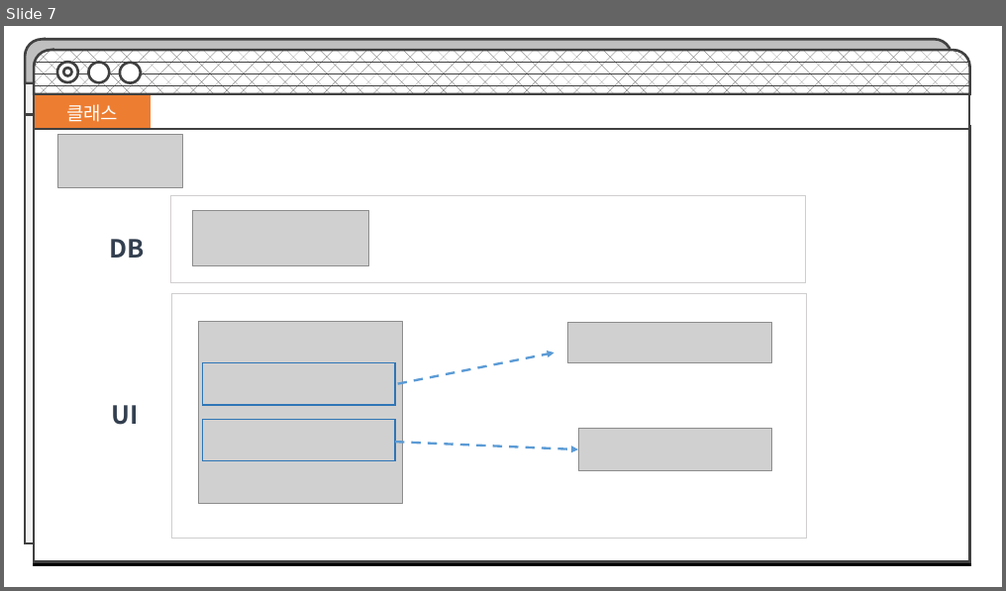
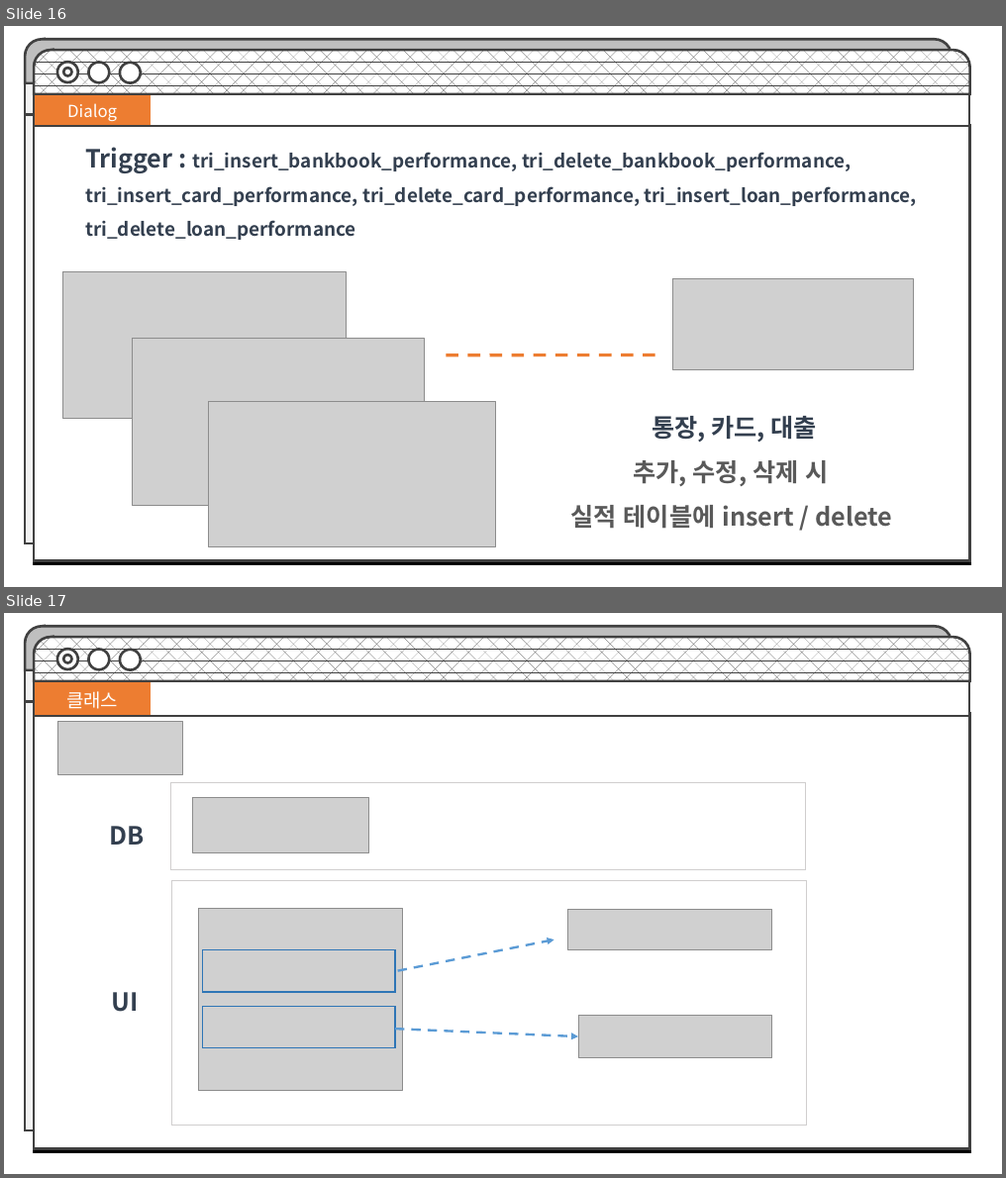
Before and after one commit to DaeguIT-MinSuKim/yi_java3st_2team, a slide deck: file/ppt.pptx. Shown one above the other, each under a label of ours: slide 7 before the commit, slides 16 and 17 after it. The pictures are 1006x591 and 1006x1178 pixels, drawn with LibreOffice and Linux fonts; fonts in the diff are those of the drawing; grey boxes stand for pictures. Boxes give left, top, right and bottom in pixels: in the first picture for what was removed or moved away, otherwise in the second. Text is boxed around its words. In the diff, an @@ line names an element or a change of style, - is before the commit and + after.

Commit message:
ppt, 테스트 시나리오 추가

```diff
--- a/file/ppt.pptx
+++ b/file/ppt.pptx
@@ slide 16 added at <box>4,26,1002,587</box>, background #FFFFFF @@
@@ round same rect added at <box>25,40,951,83</box>, fill #BFBFBF, outline #404040 2.5 pt @@
@@ round same rect added at <box>34,50,970,94</box>, fill pattern #404040 on #FFFFFF, outline #404040 2.5 pt @@
@@ rectangle added at <box>25,83,951,115</box>, fill #F2F2F2, outline #404040 2.5 pt @@
@@ ellipse added at <box>57,62,78,82</box>, fill #FFFFFF, outline #404040 2.5 pt @@
@@ ellipse added at <box>63,68,72,76</box>, fill #FFFFFF, outline #404040 2.5 pt @@
@@ ellipse added at <box>88,62,110,82</box>, fill #FFFFFF, outline #404040 2.5 pt @@
@@ ellipse added at <box>120,63,141,83</box>, fill #FFFFFF, outline #404040 2.5 pt @@
@@ table added at <box>34,95,968,126</box>, 1 rows, 8 columns @@
+Dialog |  |  |  |  |  |  | 
@@ rectangle added at <box>25,115,951,544</box>, fill #F2F2F2, outline #404040 2.5 pt @@
@@ rectangle added at <box>34,125,970,562</box>, fill #FFFFFF, outline #404040 2.5 pt @@
@@ text added at <box>85,147,917,240</box>, 18 pt, text #333F50, bold @@
+Trigger : tri_insert_bankbook_performance, tri_delete_bankbook_performance,
+tri_insert_card_performance, tri_delete_card_performance, tri_insert_loan_performance,
+tri_delete_loan_performance
@@ group added at <box>63,273,914,548</box>: 4 pictures, 1 line @@
@@ text added at <box>570,416,892,529</box>, 24 pt, text #595959, bold @@
+통장, 카드, 대출
+추가, 수정, 삭제 시
+실적 테이블에 insert / delete
@@ what was slide 7 is now slide 17 @@
```
Also in this commit, not shown: 3 slides changed, 9 other slides added, 1 other file.
